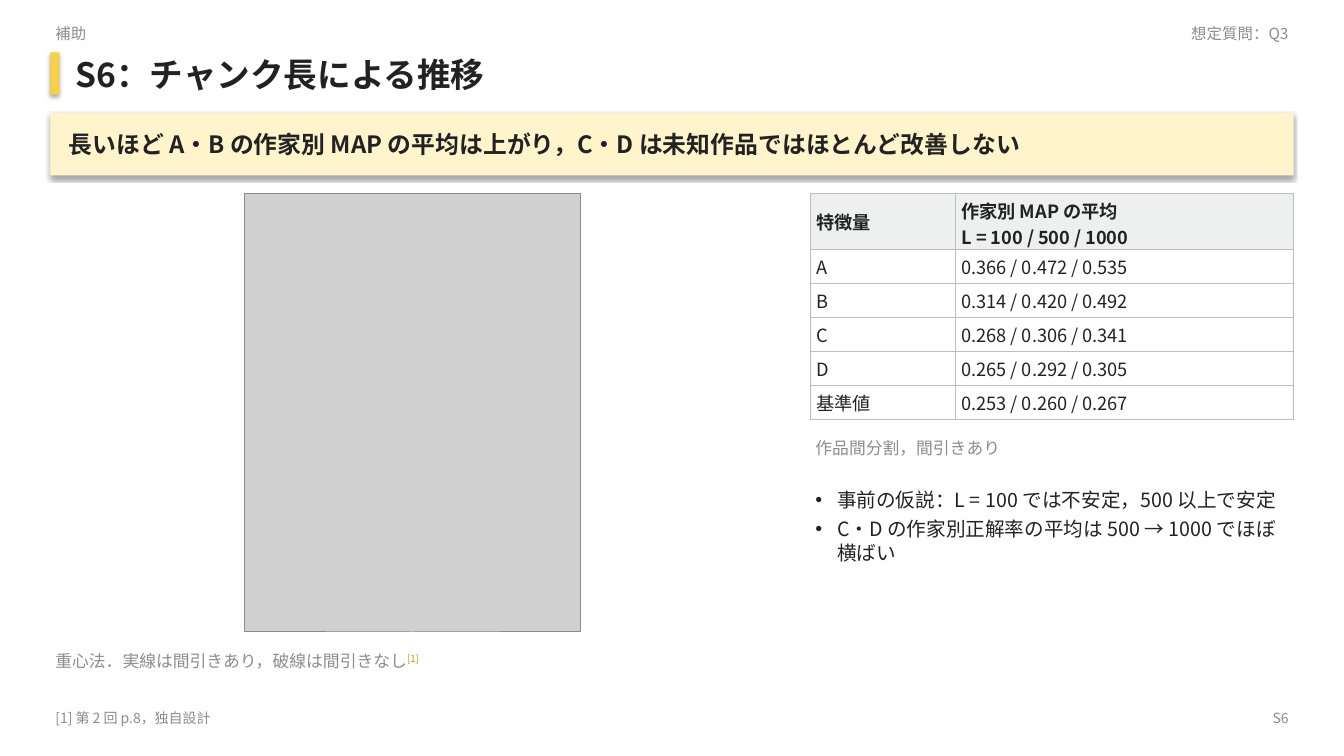
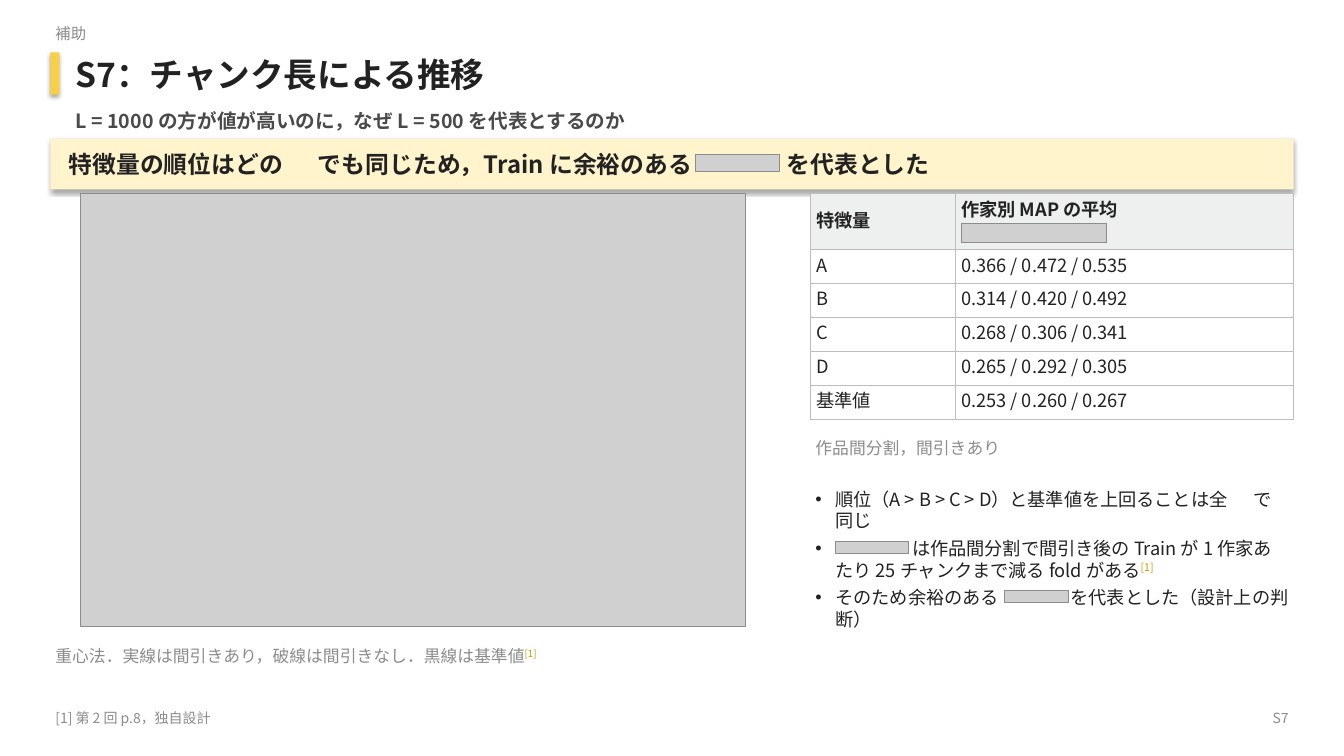
Before and after one commit to matsumoto-af22041/text-author-identifier-nlps, a slide deck: slide 31 of presentation/slides.pptx (slide 28 before the commit). Drawn at 1344x756 pixels with LibreOffice and Linux fonts; fonts in the diff are those of the drawing; grey boxes stand for pictures; background and template pictures are left out. Boxes give left, top, right and bottom in pixels: in the first picture for what was removed or moved away, otherwise in the second. Text is boxed around its words. In the diff, an @@ line names an element or a change of style, - is before the commit and + after.

```diff
--- a/presentation/slides.pptx
+++ b/presentation/slides.pptx
@@ text removed at (x1=1191, y1=26, x2=1288, y2=42) @@
-想定質問：Q3
@@ text at (x1=76, y1=58, x2=485, y2=91): text changed @@
-S6：チャンク長による推移
+S7：チャンク長による推移
@@ text added at (x1=76, y1=111, x2=625, y2=131), 14 pt, text #4A4A4A, bold @@
+L = 1000 の方が値が高いのに，なぜ L = 500 を代表とするのか
@@ rectangle "特徴量の順位はどの でも同じため，Train に余裕のある を代表とした" resized from (x1=50, y1=113, x2=1294, y2=175) to (x1=50, y1=139, x2=1294, y2=190) @@
@@ text in rectangle at (x1=68, y1=152, x2=930, y2=176): text changed @@
-長いほど A・B の作家別 MAP の平均は上がり，C・D は未知作品ではほとんど改善しない
+特徴量の順位はどの でも同じため，Train に余裕のある を代表とした
@@ picture added at (x1=696, y1=155, x2=779, y2=171) @@
@@ picture resized from (x1=245, y1=194, x2=581, y2=632) to (x1=80, y1=194, x2=745, y2=627) @@
@@ table at (x1=811, y1=194, x2=1295, y2=419) @@
-row 1, column 2: 作家別 MAP の平均 / L = 100 / 500 / 1000
+row 1, column 2: 作家別 MAP の平均
@@ line spacing 1 to 15.6pt @@
@@ picture added at (x1=962, y1=224, x2=1107, y2=242) @@
@@ text added at (x1=835, y1=490, x2=1289, y2=628), 13 pt, text #222222 @@
+• 順位（A > B > C > D）と基準値を上回ることは全 で同じ
+• は作品間分割で間引き後の Train が 1 作家あたり 25 チャンクまで減る fold がある[1]
+• そのため余裕のある を代表とした（設計上の判断）
@@ text removed at (x1=837, y1=490, x2=1276, y2=562) @@
-• 事前の仮説：L = 100 では不安定，500 以上で安定
-• C・D の作家別正解率の平均は 500 → 1000 でほぼ横ばい
@@ picture added at (x1=836, y1=541, x2=908, y2=554) @@
@@ picture added at (x1=1004, y1=591, x2=1068, y2=603) @@
@@ text at (x1=55, y1=648, x2=537, y2=664): text changed @@
-重心法．実線は間引きあり，破線は間引きなし[1]
+重心法．実線は間引きあり，破線は間引きなし．黒線は基準値[1]
@@ text at (x1=1273, y1=712, x2=1289, y2=723): text changed @@
-S6
+S7
```
Also in this commit, not shown: 33 other slides changed, 7 slides added, 2 slides removed, 25 other files.
